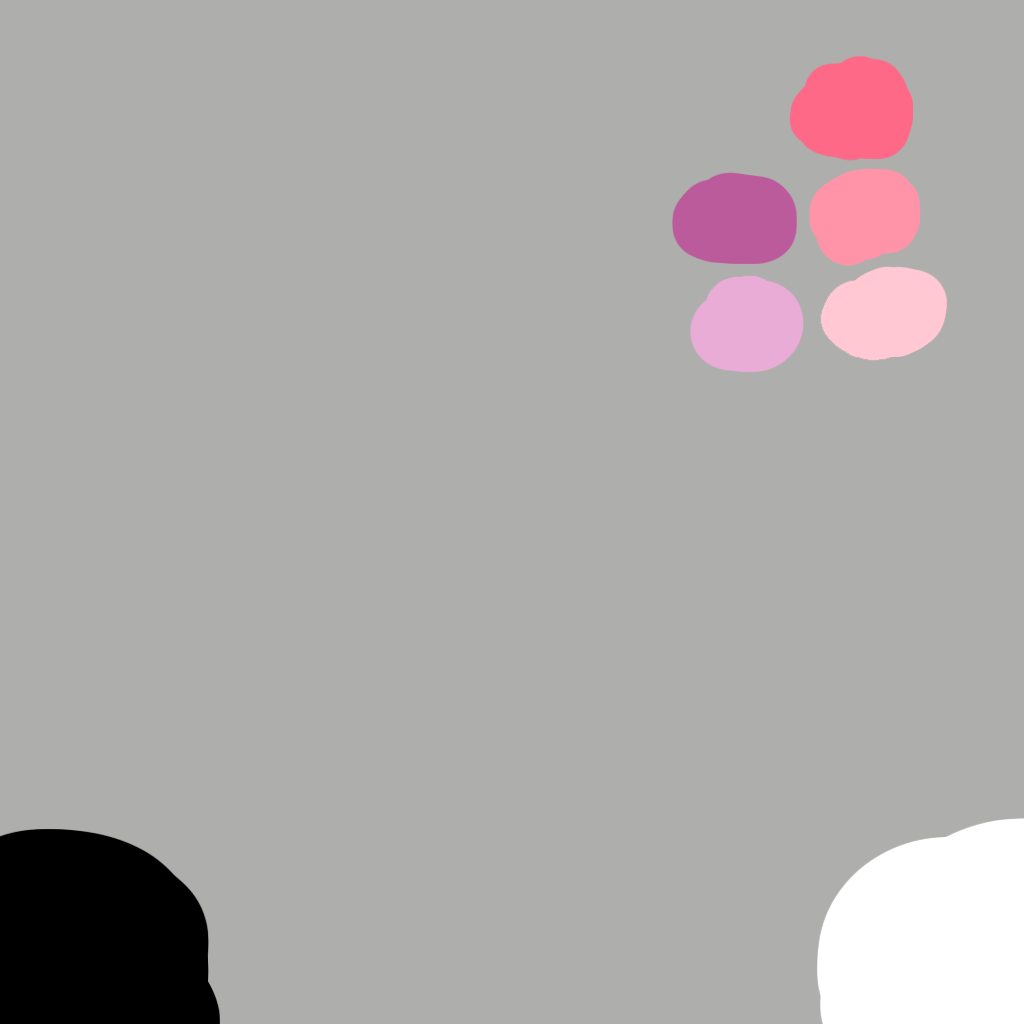
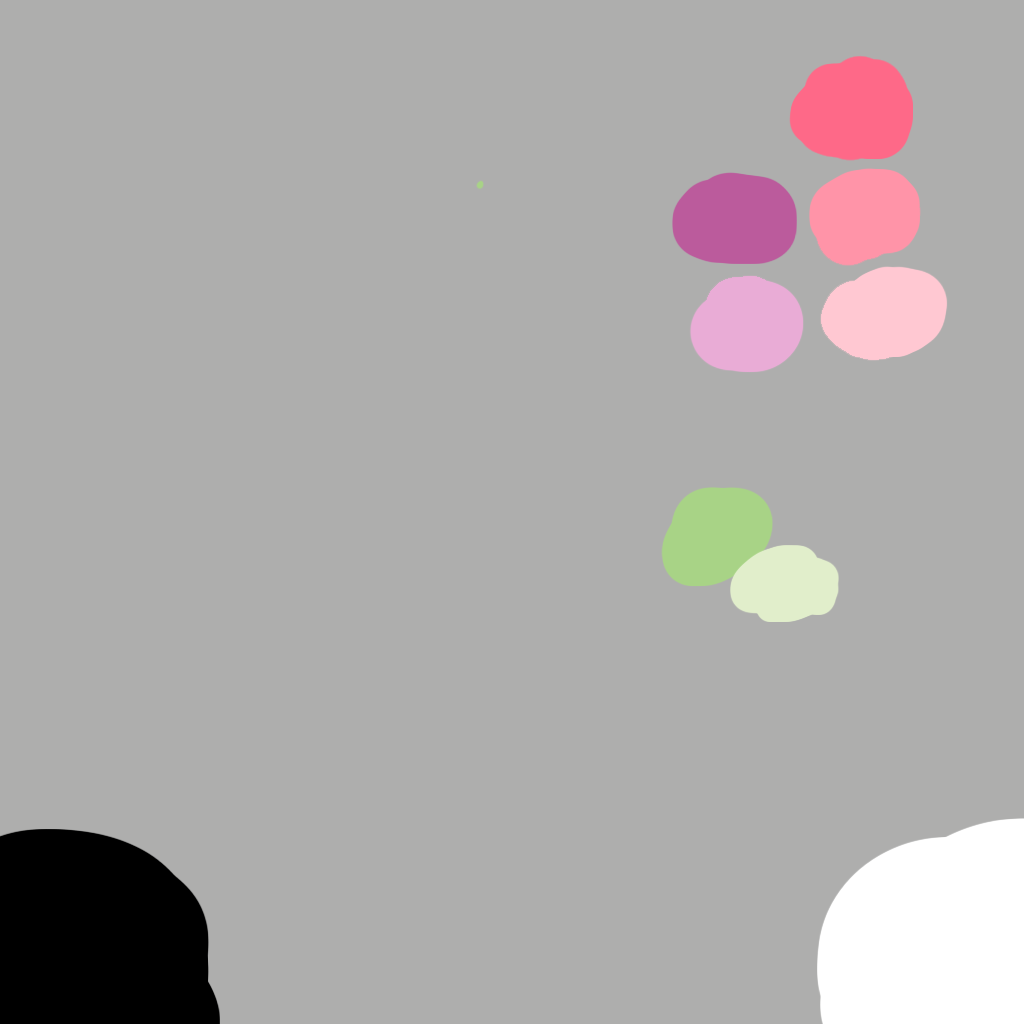
The second 1024 × 1024 image is a revision of the first. Changes to its layers:
painted on "Layer 1" over [476, 180, 839, 622]
